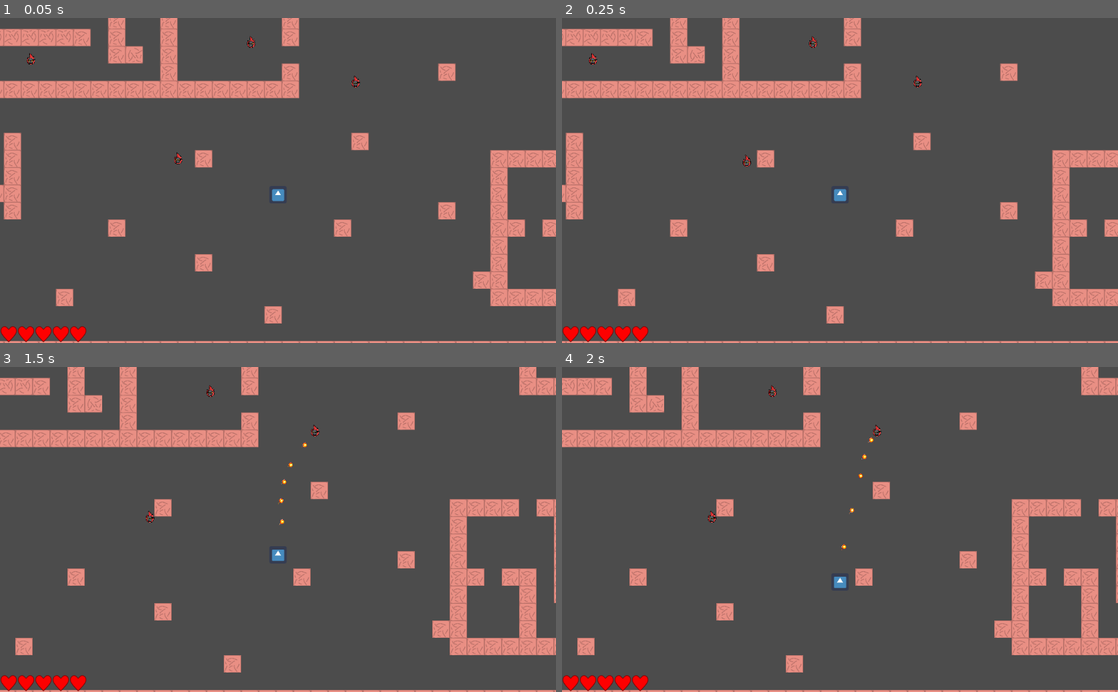
Above: before the commit, frames 1-4 (two rows, left to right).
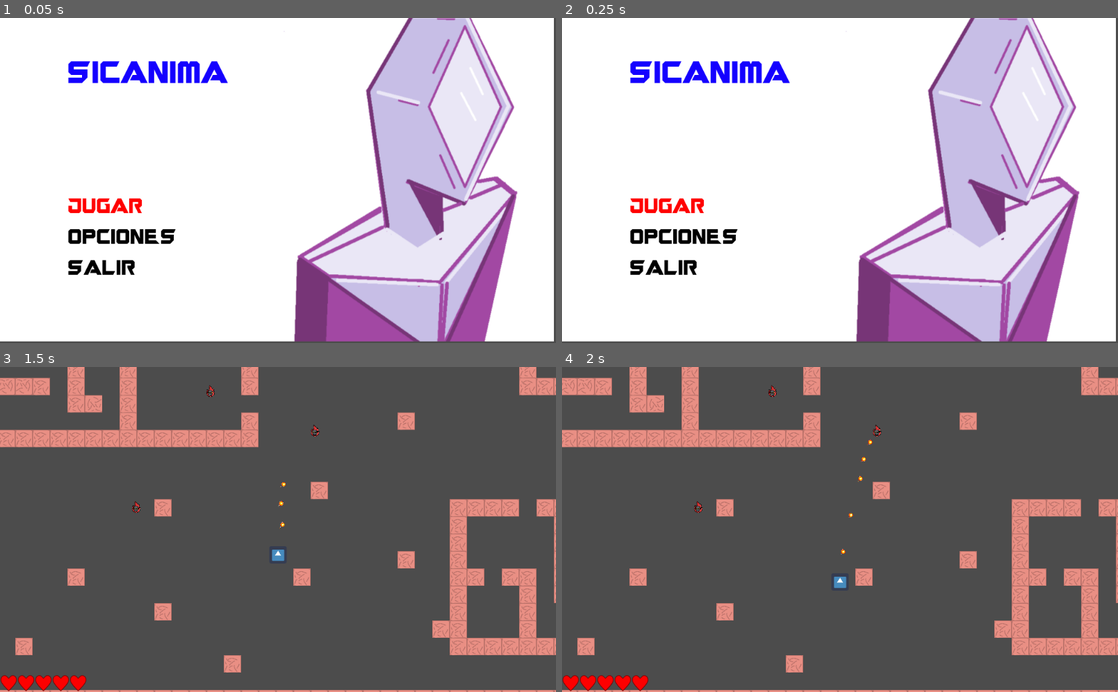
Above: after the commit, the same moments.

Repository: felipe-canales/LVAGames
Game: Godot game, scene res://nodos/MainMenu.tscn
Same seed, same stepped clock (60 frames per second), same inputs: the game is played once before the commit and once after it. Before the commit the project starts from res://level_test.tscn. The engine's default icon, where the game draws it, is replaced by a stand-in: a white triangle on a blue panel in a dark square.
Inputs:
- Up to frame 1 (0.05 s): no input
- Up to frame 2 (0.25 s): no input
- Up to frame 3 (1.5 s): tap Enter (enter, bound only after the commit) at 0.5, 0.6, 1.35 s; hold D (player_right) 0.53-1.28 s; hold S (player_down) from 1.28 s (still down)
- Up to frame 4 (2 s): keep holding S (player_down)

The runs differ from the first frame. In frame 1, 100% of the frame differs, in the area x 0-100%, y 0-100%; in frame 2, 100%; in frame 3, 0.1%; in frame 4, 0.2%.

Commit message:
idea de menu

Diff:
--- /dev/null
+++ b/nodos/Continue.gd
@@ -0,0 +1,28 @@
+extends TextureRect
+
+var active = false
+
+var image_jugar = load("res://scripts/jugar.png")
+var image_jugar_ = load("res://scripts/jugar_.png")
+
+
+func _ready():
+	pass # Replace with function body.
+
+
+func change_status():
+
+	if active:
+		active = false
+	else:
+		active = true
+
+func _process(delta):
+
+
+	if active:
+
+		set_texture(image_jugar_)
+
+	else:
+		set_texture(image_jugar)
--- /dev/null
+++ b/nodos/Jugar.gd
@@ -0,0 +1,25 @@
+extends TextureRect
+
+var active = false
+
+var image_jugar = load("res://scripts/menu/jugar.png")
+var image_jugar_ = load("res://scripts/menu/jugar_.png")
+
+
+func _ready():
+	pass # Replace with function body.
+
+
+func change_status(bol):
+
+	active = bol
+
+func _process(delta):
+
+
+	if active:
+
+		set_texture(image_jugar_)
+
+	else:
+		set_texture(image_jugar)
--- /dev/null
+++ b/nodos/MainMenu.gd
@@ -0,0 +1,65 @@
+extends MarginContainer
+
+var jugar = "jugar"
+var opciones = "opciones"
+var salir = "salir"
+
+var botones = [jugar, opciones, salir]
+var actual_boton = 0
+var boton
+
+var escena_inicio = "res://level_test.tscn"
+
+func _ready():
+	pass
+
+
+func _physics_process(delta):
+
+	if Input.is_action_just_pressed("player_up"):
+
+		actual_boton -= 1
+
+	if Input.is_action_just_pressed("player_down"):
+
+		actual_boton += 1
+
+	actual_boton = actual_boton%len(botones)
+	boton = botones[actual_boton]
+
+	match boton:
+
+		jugar:
+
+			$"HBoxContainer/VBoxContainer/VBoxContainer/Jugar".change_status(true)
+			$"HBoxContainer/VBoxContainer/VBoxContainer/Opciones".change_status(false)
+			$"HBoxContainer/VBoxContainer/VBoxContainer/Salir".change_status(false)
+
+		opciones:
+
+			$"HBoxContainer/VBoxContainer/VBoxContainer/Opciones".change_status(true)
+			$"HBoxContainer/VBoxContainer/VBoxContainer/Jugar".change_status(false)
+			$"HBoxContainer/VBoxContainer/VBoxContainer/Salir".change_status(false)
+
+		salir:
+
+			$"HBoxContainer/VBoxContainer/VBoxContainer/Opciones".change_status(false)
+			$"HBoxContainer/VBoxContainer/VBoxContainer/Jugar".change_status(false)
+			$"HBoxContainer/VBoxContainer/VBoxContainer/Salir".change_status(true)
+
+	if Input.is_action_just_pressed("enter"):
+
+		match boton:
+
+			jugar:
+
+				get_tree().change_scene(escena_inicio)
+
+
+			opciones:
+
+				pass
+
+			salir:
+
+				get_tree().quit()
--- /dev/null
+++ b/nodos/MainMenu.tscn
@@ -0,0 +1,103 @@
+[gd_scene load_steps=11 format=2]
+
+[ext_resource path="res://scripts/menu/JUGAR.png" type="Texture" id=1]
+[ext_resource path="res://scripts/menu/logo.png" type="Texture" id=2]
+[ext_resource path="res://scripts/menu/opciones.png" type="Texture" id=3]
+[ext_resource path="res://nodos/MainMenu.gd" type="Script" id=4]
+[ext_resource path="res://scripts/menu/back.png" type="Texture" id=5]
+[ext_resource path="res://scripts/menu/salir.png" type="Texture" id=6]
+[ext_resource path="res://nodos/Opciones.gd" type="Script" id=7]
+[ext_resource path="res://nodos/Jugar.gd" type="Script" id=8]
+[ext_resource path="res://nodos/Salir.gd" type="Script" id=9]
+
+[sub_resource type="ShaderMaterial" id=1]
+
+[node name="MainMenu" type="MarginContainer"]
+material = SubResource( 1 )
+margin_left = 6.46173
+margin_right = 1372.46
+margin_bottom = 768.0
+custom_constants/margin_right = 120
+custom_constants/margin_top = 80
+custom_constants/margin_left = 120
+custom_constants/margin_bottom = 80
+script = ExtResource( 4 )
+__meta__ = {
+"_edit_use_anchors_": false
+}
+
+[node name="HBoxContainer" type="HBoxContainer" parent="."]
+margin_left = 120.0
+margin_top = 80.0
+margin_right = 1974.0
+margin_bottom = 730.0
+mouse_filter = 0
+alignment = 1
+
+[node name="VBoxContainer" type="VBoxContainer" parent="HBoxContainer"]
+margin_right = 294.0
+margin_bottom = 650.0
+
+[node name="Logo" type="TextureRect" parent="HBoxContainer/VBoxContainer"]
+margin_right = 294.0
+margin_bottom = 40.0
+texture = ExtResource( 2 )
+stretch_mode = 3
+
+[node name="VBoxContainer" type="VBoxContainer" parent="HBoxContainer/VBoxContainer"]
+margin_top = 44.0
+margin_right = 294.0
+margin_bottom = 646.0
+size_flags_vertical = 3
+custom_constants/separation = 30
+alignment = 1
+
+[node name="Jugar" type="TextureRect" parent="HBoxContainer/VBoxContainer/VBoxContainer"]
+margin_top = 230.0
+margin_right = 294.0
+margin_bottom = 257.0
+texture = ExtResource( 1 )
+stretch_mode = 3
+script = ExtResource( 8 )
+
+[node name="Opciones" type="TextureRect" parent="HBoxContainer/VBoxContainer/VBoxContainer"]
+margin_top = 287.0
+margin_right = 294.0
+margin_bottom = 314.0
+texture = ExtResource( 3 )
+stretch_mode = 3
+script = ExtResource( 7 )
+
+[node name="Salir" type="TextureRect" parent="HBoxContainer/VBoxContainer/VBoxContainer"]
+margin_top = 344.0
+margin_right = 294.0
+margin_bottom = 371.0
+texture = ExtResource( 6 )
+stretch_mode = 3
+script = ExtResource( 9 )
+
+[node name="Version" type="TextureRect" parent="HBoxContainer/VBoxContainer"]
+margin_top = 650.0
+margin_right = 294.0
+margin_bottom = 650.0
+stretch_mode = 3
+
+[node name="CenterContainer" type="CenterContainer" parent="HBoxContainer"]
+margin_left = 298.0
+margin_right = 1854.0
+margin_bottom = 650.0
+size_flags_horizontal = 3
+size_flags_vertical = 3
+
+[node name="Characters" type="TextureRect" parent="HBoxContainer/CenterContainer"]
+margin_left = 778.0
+margin_top = 325.0
+margin_right = 778.0
+margin_bottom = 325.0
+stretch_mode = 3
+
+[node name="back" type="Sprite" parent="."]
+position = Vector2( -542.237, -52.6258 )
+z_index = -1
+texture = ExtResource( 5 )
+centered = false
--- /dev/null
+++ b/nodos/Opciones.gd
@@ -0,0 +1,25 @@
+extends TextureRect
+
+var active = false
+
+var image_opciones = load("res://scripts/menu/opciones.png")
+var image_opciones_ = load("res://scripts/menu/opciones_.png")
+
+
+func _ready():
+	pass # Replace with function body.
+
+
+func change_status(bol):
+
+	active = bol
+
+func _process(delta):
+
+
+	if active:
+
+		set_texture(image_opciones_)
+
+	else:
+		set_texture(image_opciones)
--- /dev/null
+++ b/nodos/Salir.gd
@@ -0,0 +1,25 @@
+extends TextureRect
+
+var active = false
+
+var image_salir = load("res://scripts/menu/salir.png")
+var image_salir_ = load("res://scripts/menu/salir_.png")
+
+
+func _ready():
+	pass # Replace with function body.
+
+
+func change_status(bol):
+
+	active = bol
+
+func _process(delta):
+
+
+	if active:
+
+		set_texture(image_salir_)
+
+	else:
+		set_texture(image_salir)
--- a/project.godot
+++ b/project.godot
@@ -16,7 +16,7 @@
 [application]
 
 config/name="Jogo"
-run/main_scene="res://level_test.tscn"
+run/main_scene="res://nodos/MainMenu.tscn"
 config/icon="res://icon.png"
 
 [input]
@@ -102,3 +102,8 @@
 "events": [ Object(InputEventKey,"resource_local_to_scene":false,"resource_name":"","device":0,"alt":false,"shift":false,"control":false,"meta":false,"command":false,"pressed":false,"scancode":82,"unicode":0,"echo":false,"script":null)
  ]
 }
+enter={
+"deadzone": 0.5,
+"events": [ Object(InputEventKey,"resource_local_to_scene":false,"resource_name":"","device":0,"alt":false,"shift":false,"control":false,"meta":false,"command":false,"pressed":false,"scancode":16777221,"unicode":0,"echo":false,"script":null)
+ ]
+}
Not shown, added: Arte_Conceptual/boceto_logo.jpg.import
Not shown, added: Arte_Conceptual/boceto_logo.png.import
Not shown, added: Arte_Conceptual/boceto_logo.svg.import
Not shown, added: Arte_Conceptual/especies.jpg.import
Not shown, added: Arte_Conceptual/logo.png.import
Not shown, added: Arte_Conceptual/logo.svg.import
Not shown, added: Arte_Conceptual/photo5021973004741093835.jpg.import
Binary file added: scripts/menu/JUGAR.png
Not shown, added: scripts/menu/JUGAR.png.import
Binary file added: scripts/menu/back.png
Not shown, added: scripts/menu/back.png.import
Binary file added: scripts/menu/jugar_.png
(and 11 more such lines)
